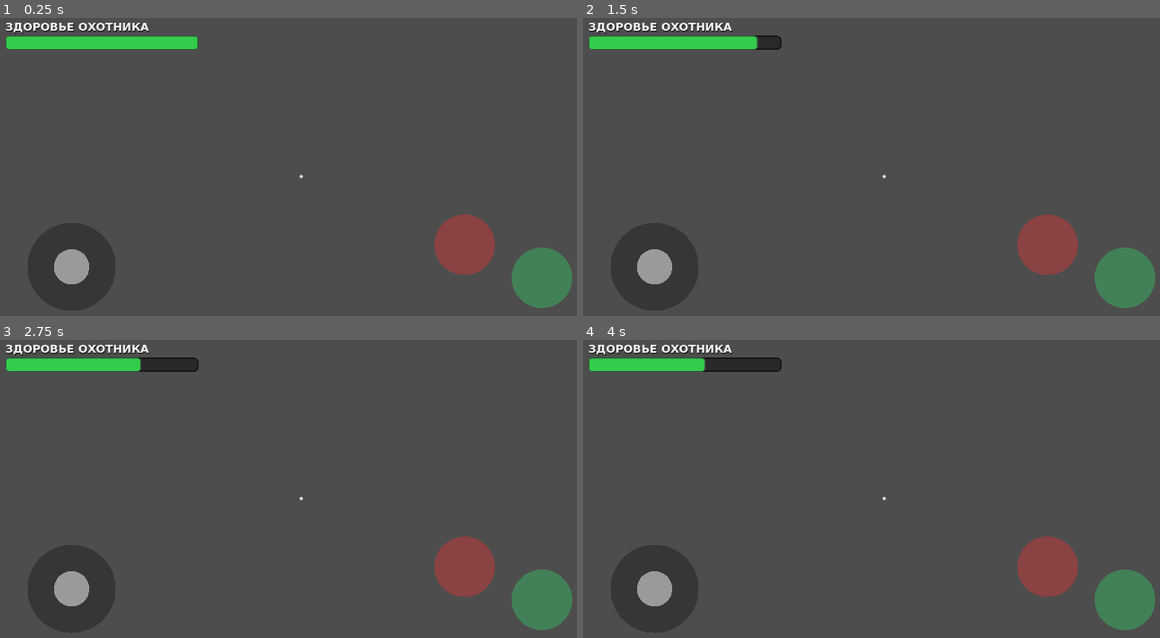
Above: before the commit, frames 1-4 (two rows, left to right).
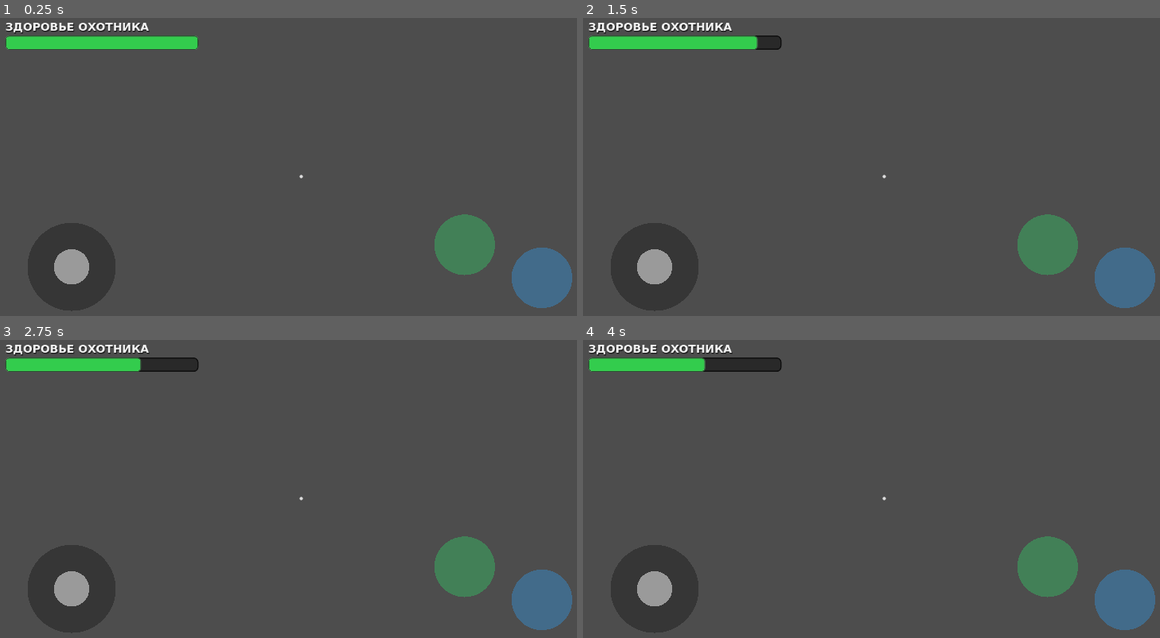
Above: after the commit, the same moments.

Repository: nekomatta77/kitty_hunt
Game: Godot game, scene res://hunter.tscn
Same seed, same stepped clock (60 frames per second), same inputs: the game is played once before the commit and once after it. This scene is started directly instead of the project's main scene.
Inputs (mouse positions are in pixels of both pictures, inside the frame that each line leads up to):
- Up to frame 1 (0.25 s): no input
- Up to frame 2 (1.5 s): tap Enter (ui_accept) at 0.5, 0.77, 1.25 s; move the mouse to (1021, 158) at 0.52 s; hold Right (ui_right) 0.53-1.28 s; hold Space 0.53-1.28 s; click (1021, 158) at 0.67 s; move the mouse to (854, 178) at 1.27 s; hold Up (ui_up) from 1.28 s (still down); tap Shift at 1.35 s; click (854, 178) at 1.42 s
- Up to frame 3 (2.75 s): keep holding Up (ui_up); tap Enter (ui_accept) at 1.52, 2 s; move the mouse to (317, 491) at 2.02 s; hold Space from 2.03 s (still down); click (317, 491) at 2.17 s
- Up to frame 4 (4 s): keep holding Up (ui_up); tap Enter (ui_accept) at 2.75, 3.02, 3.5, 3.77 s; move the mouse to (877, 503) at 2.77 s; release Space at 2.78 s; tap Shift at 2.85 s; click (877, 503) at 2.92 s; move the mouse to (929, 503) at 3.52 s; hold Space from 3.53 s (still down); click (929, 503) at 3.67 s

The runs differ from the first frame. In frame 1, 3.4% of the frame differs, in the area x 75-100%, y 65-98%; in frame 2, 3.4%; in frame 3, 3.4%; in frame 4, 3.4%.

Commit message:
Add files via upload

Diff:
--- a/Network.gd
+++ b/Network.gd
@@ -9,8 +9,7 @@
 @onready var hunter_scene = preload("res://hunter.tscn")
 @onready var prop_scene = preload("res://prop.tscn")
 
-var cb_start_host;
-var cb_start_client; var cb_create_peer
+var cb_start_host; var cb_start_client; var cb_create_peer
 var cb_set_remote_sdp; var cb_add_remote_ice
 
 func _ready():
@@ -20,15 +19,16 @@
 	if OS.has_feature("web"):
 		var js_code = """
 			(function() {
+				var params = new URLSearchParams(window.location.search);
+				var user = params.get('user');
+				if (user) return decodeURIComponent(user);
+
 				if (window.playerName) return window.playerName;
-				if (window.Telegram && window.Telegram.WebApp && window.Telegram.WebApp.initDataUnsafe && window.Telegram.WebApp.initDataUnsafe.user) {
-					return window.Telegram.WebApp.initDataUnsafe.user.first_name;
-				}
 				return null;
 			})();
 		"""
 		var fetched_name = JavaScriptBridge.eval(js_code)
-		if fetched_name and str(fetched_name).strip_edges() != "" and not str(fetched_name).is_valid_int():
+		if fetched_name and str(fetched_name).strip_edges() != "" and str(fetched_name) != "null":
 			my_name = str(fetched_name)
 		else:
 			my_name = "Игрок " + str(randi() % 999)
@@ -66,16 +66,20 @@
 	multiplayer_peer.create_client(my_id)
 	multiplayer.multiplayer_peer = multiplayer_peer
 	player_names[my_id] = my_name
-	create_peer(1)
 
 func create_peer(id: int):
+	if peers.has(id): return # Защита от дубликатов
 	var peer = WebRTCPeerConnection.new()
 	peer.initialize({ "iceServers": [ { "urls": ["stun:stun.l.google.com:19302"] } ] })
 	peer.session_description_created.connect(self._create_offer_or_answer.bind(id))
 	peer.ice_candidate_created.connect(self._new_ice_candidate.bind(id))
 	multiplayer_peer.add_peer(peer, id)
 	peers[id] = peer
-	if multiplayer.is_server(): peer.create_offer()
+
+	# MESH NETWORK МАГИЯ: Хост всегда предлагает, клиенты между собой решают по ID
+	var my_id = multiplayer.get_unique_id()
+	if multiplayer.is_server() or my_id > id:
+		peer.create_offer()
 
 func _create_offer_or_answer(type: String, sdp: String, id: int):
 	peers[id].set_local_description(type, sdp)
@@ -93,13 +97,23 @@
 func _on_peer_connected(id):
 	if multiplayer.is_server():
 		player_roles[id] = false
+		for existing_id in player_names.keys():
+			rpc_id(id, "sync_player_name", existing_id, player_names[existing_id])
 
 	rpc_id(id, "sync_player_name", multiplayer.get_unique_id(), my_name)
+
+	# МГНОВЕННЫЙ СПАВН: Если кто-то присоединился во время игры - спавним его
+	spawn_player_locally(id, id == 1)
 
 @rpc("any_peer", "call_local", "reliable")
 func sync_player_name(peer_id: int, nickname: String):
 	player_names[peer_id] = nickname
 	_refresh_lobby_ui()
+
+	if multiplayer.is_server() and peer_id != 1:
+		for id in multiplayer.get_peers():
+			if id != peer_id:
+				rpc_id(id, "sync_player_name", peer_id, nickname)
 
 func _refresh_lobby_ui():
 	var scene = get_tree().current_scene
@@ -114,7 +128,6 @@
 	var level = get_tree().current_scene
 	if level and level.has_node(str(id)):
 		var player_node = level.get_node(str(id))
-		# МГНОВЕННАЯ ПРОВЕРКА ПОБЕДЫ ПРИ ВЫХОДЕ ИГРОКА
 		if multiplayer.is_server():
 			if player_node.is_in_group("player_props") and level.has_method("check_hunter_win"):
 				level.check_hunter_win(player_node)
@@ -124,7 +137,8 @@
 
 func spawn_player_locally(id: int, is_hunter: bool):
 	var level = get_tree().current_scene
-	if not level or level.has_node(str(id)): return
+	# Надежная проверка: спавним только если мы на карте (Level)
+	if not level or not level.has_method("check_hunter_win") or level.has_node(str(id)): return
 
 	var player = hunter_scene.instantiate() if is_hunter else prop_scene.instantiate()
 	player.name = str(id)
@@ -134,7 +148,3 @@
 	var spawn_z = float((id * 2) % 3) * 3.0 - 3.0
 	player.position = Vector3(spawn_x, 5.0, spawn_z)
 	level.add_child(player)
-
-@rpc("authority", "call_remote", "reliable")
-func remote_spawn_player(id: int, is_hunter: bool):
-	spawn_player_locally(id, is_hunter)
--- a/hunter.gd
+++ b/hunter.gd
@@ -18,20 +18,30 @@
 var hm_tween: Tween
 var fg_style: StyleBoxFlat
 
+func _enter_tree():
+	var id = name.to_int()
+	if id == 0: id = 1
+	set_multiplayer_authority(id)
+
 func _ready():
 	raycast.add_exception(self)
 
-	if mobile_ui:
-		for child in mobile_ui.get_children():
-			if child.has_method("set_health"):
-				original_health_bar = child
-				child.hide()
-
+	# ПАНАЦЕЯ ОТ БАГОВ ИНТЕРФЕЙСА:
+	# Только МЫ владеем своим экраном. Удаляем интерфейсы чужих игроков!
 	if is_multiplayer_authority():
 		camera.current = true
 		_setup_beautiful_ui()
 		update_hp_visual(health)
 
+		if mobile_ui:
+			for child in mobile_ui.get_children():
+				if child.has_method("set_health"):
+					original_health_bar = child
+					child.hide()
+	else:
+		if mobile_ui:
+			mobile_ui.queue_free()
+
 func _setup_beautiful_ui():
 	var canvas = CanvasLayer.new()
 	add_child(canvas)
@@ -41,7 +51,6 @@
 	root_ui.mouse_filter = Control.MOUSE_FILTER_IGNORE
 	canvas.add_child(root_ui)
 
-	# === КРОССХАЕР И КРАСИВЫЙ ХИТМАРКЕР ===
 	var center_box = CenterContainer.new()
 	center_box.set_anchors_and_offsets_preset(Control.PRESET_FULL_RECT)
 	center_box.mouse_filter = Control.MOUSE_FILTER_IGNORE
@@ -60,7 +69,6 @@
 	hitmarker_node.pivot_offset = Vector2(20, 20)
 	center_box.add_child(hitmarker_node)
 
-	# Рисуем 4 диагональные линии хитмаркера
 	var angles = [45, 135, 225, 315]
 	for angle in angles:
 		var line = ColorRect.new()
@@ -75,17 +83,16 @@
 
 	hitmarker_node.modulate.a = 0
 
-	# === СОВРЕМЕННЫЙ HUD ЗДОРОВЬЯ (В ЛЕВОМ ВЕРХНЕМ УГЛУ) ===
 	var hp_margin = MarginContainer.new()
 	hp_margin.set_anchors_and_offsets_preset(Control.PRESET_FULL_RECT)
 	hp_margin.add_theme_constant_override("margin_left", 40)
-	hp_margin.add_theme_constant_override("margin_top", 40) # Отступ от верхнего края
+	hp_margin.add_theme_constant_override("margin_top", 40)
 	hp_margin.mouse_filter = Control.MOUSE_FILTER_IGNORE
 	root_ui.add_child(hp_margin)
 
 	var hp_vbox = VBoxContainer.new()
-	hp_vbox.alignment = BoxContainer.ALIGNMENT_BEGIN # Прижимаем к верху экрана
-	hp_vbox.size_flags_horizontal = Control.SIZE_SHRINK_BEGIN # Прижимаем к левому краю
+	hp_vbox.alignment = BoxContainer.ALIGNMENT_BEGIN
+	hp_vbox.size_flags_horizontal = Control.SIZE_SHRINK_BEGIN
 	hp_margin.add_child(hp_vbox)
 
 	var hp_label = Label.new()
@@ -144,19 +151,18 @@
 	if original_health_bar:
 		original_health_bar.set_health(new_health)
 
-func _enter_tree():
-	var id = name.to_int()
-	if id == 0: id = 1
-	set_multiplayer_authority(id)
-
 func _unhandled_input(event):
 	if not is_multiplayer_authority(): return
 
 	var is_valid_drag = false
-	if event is InputEventMouseMotion:
-		is_valid_drag = true
-	elif event is InputEventScreenDrag:
-		if event.position.x > get_viewport().size.x / 2.0:
+	var is_mobile = OS.has_feature("mobile") or OS.has_feature("web_android") or OS.has_feature("web_ios")
+
+	if is_mobile:
+		if event is InputEventScreenDrag:
+			if event.position.x > get_viewport().size.x / 2.0:
+				is_valid_drag = true
+	else:
+		if event is InputEventMouseMotion:
 			is_valid_drag = true
 
 	if is_valid_drag:
@@ -169,7 +175,8 @@
 
 	if event is InputEventMouseButton and event.button_index == MOUSE_BUTTON_LEFT and event.pressed:
 		Input.set_mouse_mode(Input.MOUSE_MODE_CAPTURED)
-		shoot()
+		if not is_mobile:
+			shoot()
 
 func shoot():
 	raycast.force_raycast_update()
--- a/level.gd
+++ b/level.gd
@@ -18,14 +18,16 @@
 
 	setup_ui()
 
+	# ИДЕАЛЬНЫЙ СИНХРОННЫЙ СПАВН
+	# Спавним самих себя
+	var my_id = multiplayer.get_unique_id()
+	Network.spawn_player_locally(my_id, my_id == 1)
+
+	# Спавним всех, с кем у нас уже есть WebRTC связь!
+	for id in multiplayer.get_peers():
+		Network.spawn_player_locally(id, id == 1)
+
 	if multiplayer.is_server():
-		Network.spawn_player_locally(1, true)
-		for id in Network.player_roles:
-			if id != 1:
-				Network.spawn_player_locally(id, false)
-				Network.rpc("remote_spawn_player", id, false)
-				Network.rpc_id(id, "remote_spawn_player", 1, true)
-
 		call_deferred("start_game")
 
 func start_game():
@@ -65,14 +67,11 @@
 	else:
 		timer_label.add_theme_color_override("font_color", Color(1, 1, 1))
 
-# === ИДЕАЛЬНАЯ МЕХАНИКА ПОБЕДЫ В РЕАЛЬНОМ ВРЕМЕНИ ===
-# Теперь мы передаем умирающего игрока, чтобы игра не ждала окончания кадра!
 func check_hunter_win(dying_node = null):
 	if not game_active or not multiplayer.is_server(): return
 
 	var alive_props = 0
 	for prop in get_tree().get_nodes_in_group("player_props"):
-		# Считаем живых пропов, исключая того, кто прямо сейчас умирает
 		if prop != dying_node and is_instance_valid(prop) and not prop.is_queued_for_deletion():
 			alive_props += 1
 
--- a/mobile_controls.gd
+++ b/mobile_controls.gd
@@ -32,6 +32,15 @@
 	jump_pos = Vector2(screen_size.x - 140, screen_size.y - 140)
 	action_pos = Vector2(screen_size.x - 280, screen_size.y - 200)
 	queue_redraw()
+
+# ПУЛЕНЕПРОБИВАЕМЫЙ ПОИСК ИГРОКА: Идем вверх по дереву, пока не найдем CharacterBody3D
+func _get_player():
+	var p = get_parent()
+	while p != null:
+		if p is CharacterBody3D:
+			return p
+		p = p.get_parent()
+	return null
 
 func _input(event):
 	if not visible: return
@@ -105,8 +114,7 @@
 	else: Input.action_release("ui_down")
 
 func trigger_action():
-	# ИСПОЛЬЗУЕМ OWNER ДЛЯ НАДЕЖНОЙ СВЯЗИ СО СКРИПТОМ ИГРОКА
-	var player = owner
+	var player = _get_player()
 	if player:
 		if player.has_method("shoot"):
 			player.shoot()
@@ -119,13 +127,13 @@
 	draw_circle(joy_stick_pos, joy_radius * 0.4, Color(1, 1, 1, stick_alpha))
 
 	var jump_alpha = 0.8 if jump_touch_id != -1 else 0.4
-	draw_circle(jump_pos, btn_radius, Color(0.2, 0.8, 0.4, jump_alpha))
+	draw_circle(jump_pos, btn_radius, Color(0.2, 0.6, 0.9, jump_alpha))
 
 	var action_alpha = 0.8 if action_touch_id != -1 else 0.4
-	var action_color = Color(0.9, 0.2, 0.2, action_alpha)
+	var player = _get_player()
+	var action_color = Color(0.2, 0.8, 0.4, action_alpha) # Зеленая (для охотника)
 
-	var player = owner
 	if player and player.has_method("try_transform"):
-		action_color = Color(0.6, 0.2, 0.9, action_alpha)
+		action_color = Color(0.6, 0.2, 0.9, action_alpha) # Фиолетовая (для пропа)
 
 	draw_circle(action_pos, btn_radius, action_color)
--- a/prop.gd
+++ b/prop.gd
@@ -19,20 +19,28 @@
 var custom_hp_bar: ProgressBar
 var fg_style: StyleBoxFlat
 
+func _enter_tree():
+	var id = name.to_int()
+	if id == 0: id = 1
+	set_multiplayer_authority(id)
+
 func _ready():
 	spring_arm.add_excluded_object(self.get_rid())
-
-	if mobile_ui:
-		for child in mobile_ui.get_children():
-			if child.has_method("set_health"):
-				original_health_bar = child
-				child.hide()
 
 	if is_multiplayer_authority():
 		camera.current = true
 		_setup_beautiful_ui()
 		update_hp_visual(health)
 
+		if mobile_ui:
+			for child in mobile_ui.get_children():
+				if child.has_method("set_health"):
+					original_health_bar = child
+					child.hide()
+	else:
+		if mobile_ui:
+			mobile_ui.queue_free()
+
 func _setup_beautiful_ui():
 	var canvas = CanvasLayer.new()
 	add_child(canvas)
@@ -42,7 +50,6 @@
 	root_ui.mouse_filter = Control.MOUSE_FILTER_IGNORE
 	canvas.add_child(root_ui)
 
-	# === КРОССХАЕР ===
 	var center_box = CenterContainer.new()
 	center_box.set_anchors_and_offsets_preset(Control.PRESET_FULL_RECT)
 	center_box.mouse_filter = Control.MOUSE_FILTER_IGNORE
@@ -56,17 +63,16 @@
 	crosshair.add_theme_stylebox_override("panel", ch_style)
 	center_box.add_child(crosshair)
 
-	# === СОВРЕМЕННЫЙ HUD ЗДОРОВЬЯ (В ЛЕВОМ ВЕРХНЕМ УГЛУ) ===
 	var hp_margin = MarginContainer.new()
 	hp_margin.set_anchors_and_offsets_preset(Control.PRESET_FULL_RECT)
 	hp_margin.add_theme_constant_override("margin_left", 40)
-	hp_margin.add_theme_constant_override("margin_top", 40) # Отступ от верхнего края
+	hp_margin.add_theme_constant_override("margin_top", 40)
 	hp_margin.mouse_filter = Control.MOUSE_FILTER_IGNORE
 	root_ui.add_child(hp_margin)
 
 	var hp_vbox = VBoxContainer.new()
-	hp_vbox.alignment = BoxContainer.ALIGNMENT_BEGIN # Прижимаем к верху экрана
-	hp_vbox.size_flags_horizontal = Control.SIZE_SHRINK_BEGIN # Прижимаем к левому краю
+	hp_vbox.alignment = BoxContainer.ALIGNMENT_BEGIN
+	hp_vbox.size_flags_horizontal = Control.SIZE_SHRINK_BEGIN
 	hp_margin.add_child(hp_vbox)
 
 	var hp_label = Label.new()
@@ -116,19 +122,18 @@
 	if original_health_bar:
 		original_health_bar.set_health(new_health)
 
-func _enter_tree():
-	var id = name.to_int()
-	if id == 0: id = 1
-	set_multiplayer_authority(id)
-
 func _unhandled_input(event):
 	if not is_multiplayer_authority(): return
 
 	var is_valid_drag = false
-	if event is InputEventMouseMotion:
-		is_valid_drag = true
-	elif event is InputEventScreenDrag:
-		if event.position.x > get_viewport().size.x / 2.0:
+	var is_mobile = OS.has_feature("mobile") or OS.has_feature("web_android") or OS.has_feature("web_ios")
+
+	if is_mobile:
+		if event is InputEventScreenDrag:
+			if event.position.x > get_viewport().size.x / 2.0:
+				is_valid_drag = true
+	else:
+		if event is InputEventMouseMotion:
 			is_valid_drag = true
 
 	if is_valid_drag:
@@ -141,7 +146,8 @@
 
 	if event is InputEventMouseButton and event.button_index == MOUSE_BUTTON_LEFT and event.pressed:
 		Input.set_mouse_mode(Input.MOUSE_MODE_CAPTURED)
-		try_transform()
+		if not is_mobile:
+			try_transform()
 
 func try_transform():
 	raycast.force_raycast_update()
